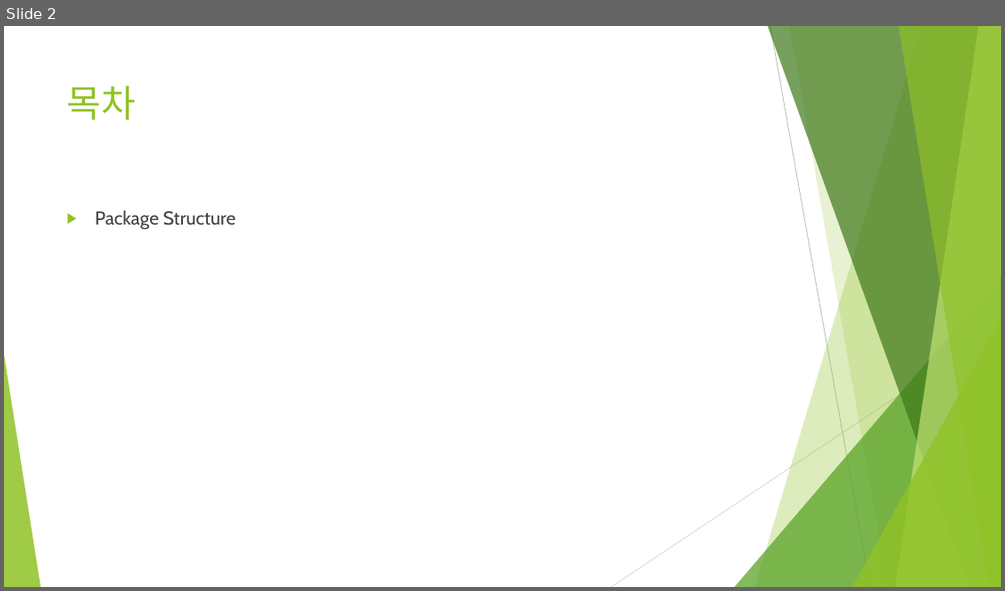
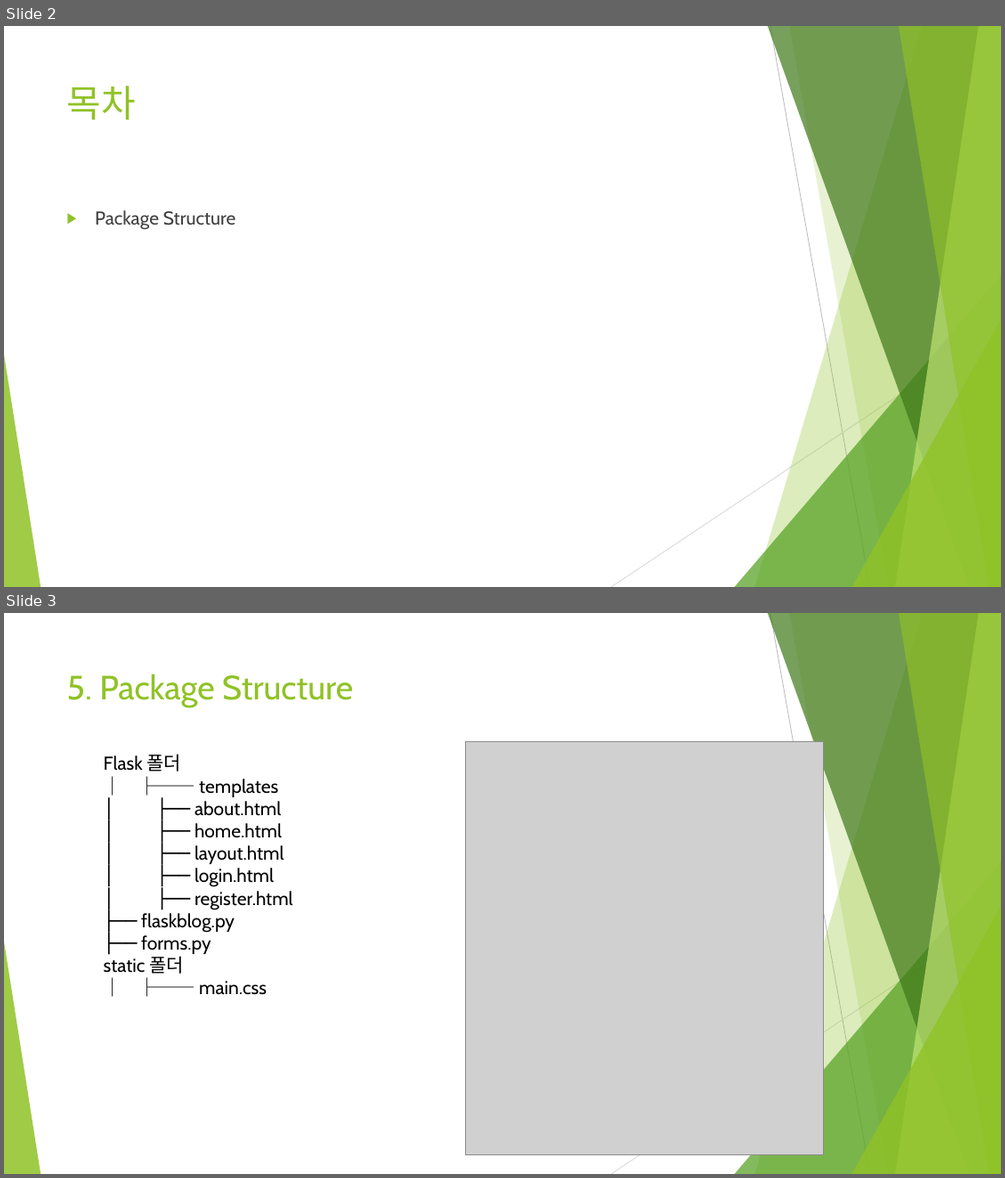
Before and after one commit to Heechul90/Flask, a slide deck: Study/05. Package Structure/Package Structure.pptx. Shown one above the other, each under a label of ours: slide 2 before the commit, slides 2 and 3 after it. The pictures are 1005x591 and 1005x1178 pixels, drawn with LibreOffice and Linux fonts; fonts in the diff are those of the drawing; grey boxes stand for pictures. Boxes give left, top, right and bottom in pixels: in the first picture for what was removed or moved away, otherwise in the second. Text is boxed around its words. In the diff, an @@ line names an element or a change of style, - is before the commit and + after.

Commit message:
flask structure

```diff
--- a/Study/05. Package Structure/Package Structure.pptx
+++ b/Study/05. Package Structure/Package Structure.pptx
@@ slide 3 added at [4,613,1001,1174], background #FFFFFF; not listed: 10 template elements that a slide beside it also shows @@
@@ title added at [67,674,353,708], 32.4 pt, text #90C226 @@
+5. Package Structure
@@ picture added at [465,742,825,1155] @@
@@ text added at [104,754,293,995], 18 pt, text #000000 @@
+Flask 폴더
+│ ├── templates
+│ ├── about.html
+│ ├── home.html
+│ ├── layout.html
+│ ├── login.html
+│ ├── register.html
+├── flaskblog.py
+├── forms.py
+static 폴더
+│ ├── main.css
```
Also in this commit, not shown: 2 other slides added, 2 slides removed, 2 other files.
